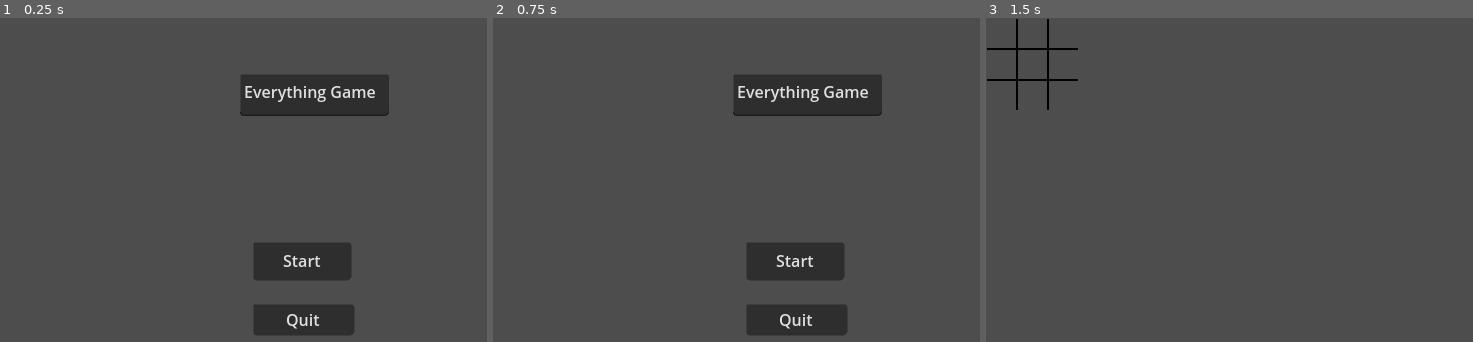
Above: before the commit, frames 1-3 (left to right).
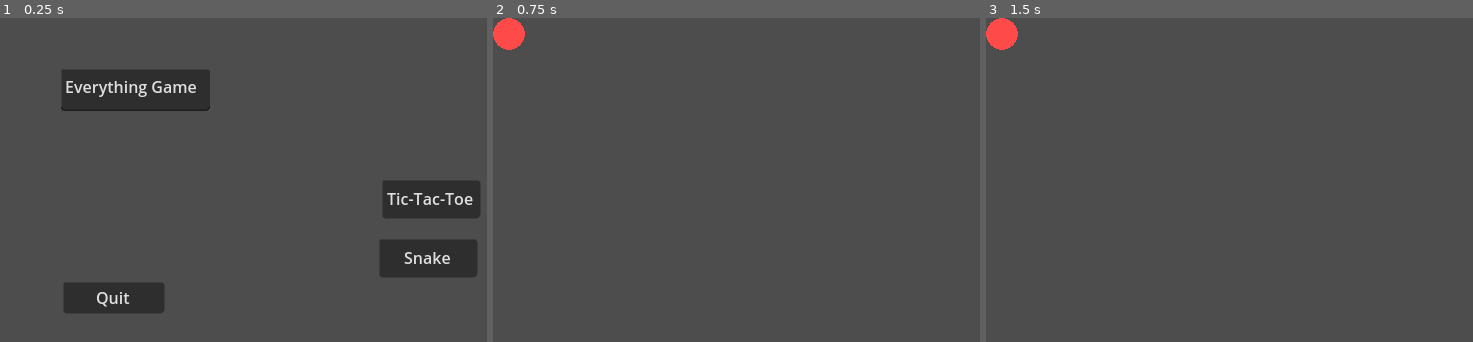
Above: after the commit, the same moments.

Repository: ZevZX/Everything-Game
Game: Godot game, scene res://game/main_menu/main_menu.tscn
Two runs of this game, one before a commit and one after it. Both use one fixed random seed, a clock stepped at 60 frames per second and the inputs below.
Inputs (mouse positions are in pixels of both pictures, inside the frame that each line leads up to):
- Up to frame 1 (0.25 s): no input
- Up to frame 2 (0.75 s): click (926, 199) at 0.5 s, where only the run after the commit has a clickable "Tic-Tac-Toe"
- Up to frame 3 (1.5 s): click (1287, 261) at 1.25 s, where only the run before the commit has a clickable "Start"

The runs differ from the first frame. In frame 1, 18% of the frame differs, in the area x 12-99%, y 16-98%; in frame 2, 8.4%; in frame 3, 0.9%.

Commit message:
snake beta

Diff:
--- a/game/main_menu/main_menu.tscn
+++ b/game/main_menu/main_menu.tscn
@@ -8,30 +8,40 @@
 [node name="CanvasLayer" type="CanvasLayer" parent="."]
 
 [node name="title" type="TextEdit" parent="CanvasLayer"]
-offset_left = 240.0
-offset_top = 56.0
-offset_right = 389.0
-offset_bottom = 98.0
+offset_left = 61.0
+offset_top = 51.0
+offset_right = 210.0
+offset_bottom = 93.0
 text = "Everything Game"
 metadata/_edit_use_anchors_ = true
 
-[node name="start_button" type="Button" parent="CanvasLayer"]
-offset_left = 253.0
-offset_top = 224.0
-offset_right = 351.0
-offset_bottom = 262.0
-text = "Start"
+[node name="tic-tac-toe" type="Button" parent="CanvasLayer"]
+offset_left = 382.0
+offset_top = 162.0
+offset_right = 480.0
+offset_bottom = 200.0
+text = "Tic-Tac-Toe"
+script = ExtResource("1_3sroh")
+metadata/_edit_use_anchors_ = true
+
+[node name="snake" type="Button" parent="CanvasLayer"]
+offset_left = 379.0
+offset_top = 221.0
+offset_right = 477.0
+offset_bottom = 259.0
+text = "Snake"
 script = ExtResource("1_3sroh")
 metadata/_edit_use_anchors_ = true
 
 [node name="quit_button" type="Button" parent="CanvasLayer"]
-offset_left = 253.0
-offset_top = 286.0
-offset_right = 354.0
-offset_bottom = 317.0
+offset_left = 63.0
+offset_top = 264.0
+offset_right = 164.0
+offset_bottom = 295.0
 text = "Quit"
 script = ExtResource("2_cqha5")
 metadata/_edit_use_anchors_ = true
 
-[connection signal="pressed" from="CanvasLayer/start_button" to="CanvasLayer/start_button" method="_on_pressed"]
+[connection signal="pressed" from="CanvasLayer/tic-tac-toe" to="CanvasLayer/tic-tac-toe" method="_on_pressed"]
+[connection signal="pressed" from="CanvasLayer/snake" to="CanvasLayer/snake" method="_on_pressed"]
 [connection signal="pressed" from="CanvasLayer/quit_button" to="CanvasLayer/quit_button" method="_on_pressed"]
--- a/game/main_menu/start_button.gd
+++ b/game/main_menu/start_button.gd
@@ -12,4 +12,4 @@
 
 
 func _on_pressed():
-	get_tree().change_scene_to_file("res://game/tic_tac_toe/tic_tac_toe.tscn")
+	get_tree().change_scene_to_file("res://game/snake/snake.tscn")
--- /dev/null
+++ b/game/snake/snake.gd
@@ -0,0 +1,140 @@
+extends Node
+
+const SNAKE = 0
+const APPLE = 1
+var apple_pos
+var snake_body = [Vector2(5,10),Vector2(4,10),Vector2(3,10)]
+var snake_direction = Vector2(1,0)
+var add_apple = false
+
+func _ready():
+	apple_pos = place_apple()
+
+func place_apple():
+	randomize()
+	var x = randi() % 20
+	var y = randi() % 20
+	return Vector2(x,y)
+
+func draw_apple():
+	$SnakeApple.set_cell(apple_pos.x,apple_pos.y,APPLE)
+
+func draw_snake():
+#	for block in snake_body:
+#		$SnakeApple.set_cell(block.x,block.y,SNAKE,false,false,false,Vector2(8,0))
+
+	for block_index in snake_body.size():
+		var block = snake_body[block_index]
+
+		if block_index == 0:
+			var head_dir = relation2(snake_body[0],snake_body[1])
+			if head_dir == 'right':
+				$SnakeApple.set_cell(block.x,block.y,SNAKE,true,false,false,Vector2(2,0))
+			if head_dir == 'left':
+				$SnakeApple.set_cell(block.x,block.y,SNAKE,false,false,false,Vector2(2,0))
+			if head_dir == 'top':
+				$SnakeApple.set_cell(block.x,block.y,SNAKE,false,false,false,Vector2(3,0))
+			if head_dir == 'bottom':
+				$SnakeApple.set_cell(block.x,block.y,SNAKE,false,true,false,Vector2(3,0))
+		elif block_index == snake_body.size() - 1:
+			var tail_dir = relation2(snake_body[-1],snake_body[-2])
+			if tail_dir == 'right':
+				$SnakeApple.set_cell(block.x,block.y,SNAKE,false,false,false,Vector2(0,0))
+			if tail_dir == 'left':
+				$SnakeApple.set_cell(block.x,block.y,SNAKE,true,false,false,Vector2(0,0))
+			if tail_dir == 'top':
+				$SnakeApple.set_cell(block.x,block.y,SNAKE,false,true,false,Vector2(0,1))
+			if tail_dir == 'bottom':
+				$SnakeApple.set_cell(block.x,block.y,SNAKE,false,false,false,Vector2(0,1))
+
+		else:
+			var previous_block = snake_body[block_index + 1] - block
+			var next_block = snake_body[block_index - 1] - block
+
+			if previous_block.x == next_block.x:
+				$SnakeApple.set_cell(block.x,block.y,SNAKE,false,false,false,Vector2(4,1))
+			elif previous_block.y == next_block.y:
+				$SnakeApple.set_cell(block.x,block.y,SNAKE,false,false,false,Vector2(4,0))
+			else:
+				if previous_block.x == -1 and next_block.y == -1 or next_block.x == -1 and previous_block.y == -1:
+					$SnakeApple.set_cell(block.x,block.y,SNAKE,true,true,false,Vector2(5,0))
+				if previous_block.x == -1 and next_block.y == 1 or next_block.x == -1 and previous_block.y == 1:
+					$SnakeApple.set_cell(block.x,block.y,SNAKE,true,false,false,Vector2(5,0))
+				if previous_block.x == 1 and next_block.y == -1 or next_block.x == 1 and previous_block.y == -1:
+					$SnakeApple.set_cell(block.x,block.y,SNAKE,false,true,false,Vector2(5,0))
+				if previous_block.x == 1 and next_block.y == 1 or next_block.x == 1 and previous_block.y == 1:
+					$SnakeApple.set_cell(block.x,block.y,SNAKE,false,false,false,Vector2(5,0))
+
+func relation2(first_block:Vector2,second_block:Vector2):
+	var block_relation = second_block - first_block
+	if block_relation == Vector2(-1,0): return 'left'
+	if block_relation == Vector2(1,0): return 'right'
+	if block_relation == Vector2(0,1): return 'bottom'
+	if block_relation == Vector2(0,-1): return 'top'
+
+func move_snake():
+	if add_apple:
+		delete_tiles(SNAKE)
+		var body_copy = snake_body.slice(0,snake_body.size() - 1)
+		var new_head = body_copy[0] + snake_direction
+		body_copy.insert(0,new_head)
+		snake_body = body_copy
+		add_apple = false
+	else:
+		delete_tiles(SNAKE)
+		var body_copy = snake_body.slice(0,snake_body.size() - 2)
+		var new_head = body_copy[0] + snake_direction
+		body_copy.insert(0,new_head)
+		snake_body = body_copy
+
+func delete_tiles(id:int):
+	var cells = $SnakeApple.get_used_cells_by_id(id)
+	for cell in cells:
+		$SnakeApple.set_cell(cell.x,cell.y,-1)
+
+func _input(_event):
+	if Input.is_action_just_pressed("ui_up"):
+		if not snake_direction == Vector2(0,1):
+			snake_direction = Vector2(0,-1)
+	if Input.is_action_just_pressed("ui_right"):
+		if not snake_direction == Vector2(-1,0):
+			snake_direction = Vector2(1,0)
+	if Input.is_action_just_pressed("ui_left"):
+		if not snake_direction == Vector2(1,0):
+			snake_direction = Vector2(-1,0)
+	if Input.is_action_just_pressed("ui_down"):
+		if not snake_direction == Vector2(0,-1):
+			snake_direction = Vector2(0,1)
+
+func check_apple_eaten():
+	if apple_pos == snake_body[0]:
+		apple_pos = place_apple()
+		add_apple = true
+		get_tree().call_group('ScoreGroup','update_score',snake_body.size())
+		$CrunchSound.play()
+
+func check_game_over():
+	var head = snake_body[0]
+	# snake leaves the screen
+	if head.x > 20 or head.x < 0 or head.y < 0 or head.y > 20:
+		reset()
+
+	# snake bites its own tail
+	for block in snake_body.slice(1,snake_body.size() - 1):
+		if block == head:
+			reset()
+
+func reset():
+	snake_body = [Vector2(5,10),Vector2(4,10),Vector2(3,10)]
+	snake_direction = Vector2(1,0)
+
+func _on_SnakeTick_timeout():
+	move_snake()
+	draw_apple()
+	draw_snake()
+	check_apple_eaten()
+
+func _process(_delta):
+	check_game_over()
+	if apple_pos in snake_body:
+		apple_pos = place_apple()
--- /dev/null
+++ b/game/snake/snake.tscn
@@ -0,0 +1,79 @@
+[gd_scene load_steps=7 format=3 uid="uid://dt00iqg1yef0k"]
+
+[ext_resource type="Script" path="res://game/snake/snake.gd" id="1_i2whp"]
+[ext_resource type="Texture2D" uid="uid://qf1qmfago74h" path="res://game/tic_tac_toe/snake_spritesheet.png" id="2_nycye"]
+[ext_resource type="Texture2D" uid="uid://b0u472rik42fq" path="res://game/tic_tac_toe/apple.png" id="3_lg1el"]
+
+[sub_resource type="TileSetAtlasSource" id="TileSetAtlasSource_ucua2"]
+texture = ExtResource("2_nycye")
+texture_region_size = Vector2i(32, 32)
+0:0/0 = 0
+1:0/0 = 0
+2:0/0 = 0
+3:0/0 = 0
+4:0/0 = 0
+5:0/0 = 0
+6:0/0 = 0
+7:0/0 = 0
+8:0/0 = 0
+9:0/0 = 0
+10:0/0 = 0
+11:0/0 = 0
+12:0/0 = 0
+13:0/0 = 0
+0:1/0 = 0
+1:1/0 = 0
+2:1/0 = 0
+3:1/0 = 0
+4:1/0 = 0
+5:1/0 = 0
+6:1/0 = 0
+7:1/0 = 0
+8:1/0 = 0
+9:1/0 = 0
+10:1/0 = 0
+11:1/0 = 0
+12:1/0 = 0
+13:1/0 = 0
+0:2/0 = 0
+1:2/0 = 0
+2:2/0 = 0
+3:2/0 = 0
+4:2/0 = 0
+5:2/0 = 0
+6:2/0 = 0
+7:2/0 = 0
+8:2/0 = 0
+9:2/0 = 0
+10:2/0 = 0
+11:2/0 = 0
+0:3/0 = 0
+1:3/0 = 0
+2:3/0 = 0
+3:3/0 = 0
+4:3/0 = 0
+5:3/0 = 0
+6:3/0 = 0
+7:3/0 = 0
+8:3/0 = 0
+9:3/0 = 0
+10:3/0 = 0
+11:3/0 = 0
+
+[sub_resource type="TileSetAtlasSource" id="TileSetAtlasSource_wtmg4"]
+texture = ExtResource("3_lg1el")
+texture_region_size = Vector2i(32, 32)
+0:0/0 = 0
+
+[sub_resource type="TileSet" id="TileSet_m6j8k"]
+tile_size = Vector2i(32, 32)
+sources/0 = SubResource("TileSetAtlasSource_ucua2")
+sources/1 = SubResource("TileSetAtlasSource_wtmg4")
+
+[node name="Snake" type="Node"]
+script = ExtResource("1_i2whp")
+
+[node name="SnakeApple" type="TileMap" parent="."]
+tile_set = SubResource("TileSet_m6j8k")
+format = 2
+layer_0/tile_data = PackedInt32Array(0, 1, 0)
Binary file added: game/snake_head.png
Not shown, added: game/snake_head.png.import
Binary file added: game/snake_spritesheet.png
Not shown, added: game/snake_spritesheet.png.import
Binary file added: game/tic_tac_toe/apple.png
Not shown, added: game/tic_tac_toe/apple.png.import
Binary file added: game/tic_tac_toe/snake_spritesheet.png
Not shown, added: game/tic_tac_toe/snake_spritesheet.png.import
Not shown, changed: .gitignore
